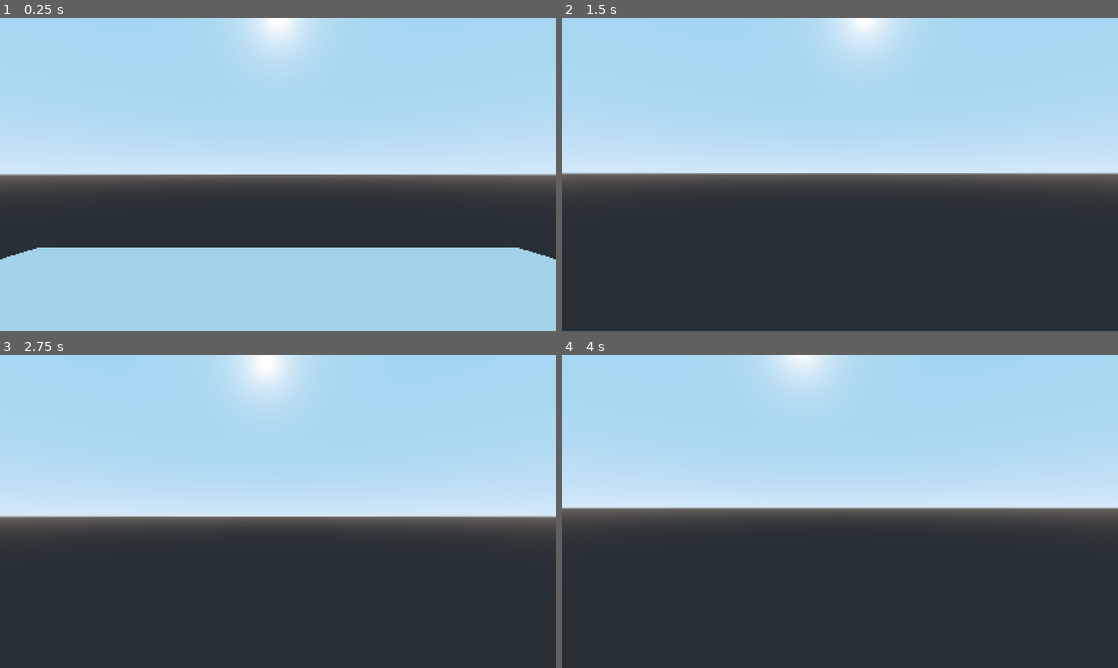
Above: before the commit, frames 1-4 (two rows, left to right).
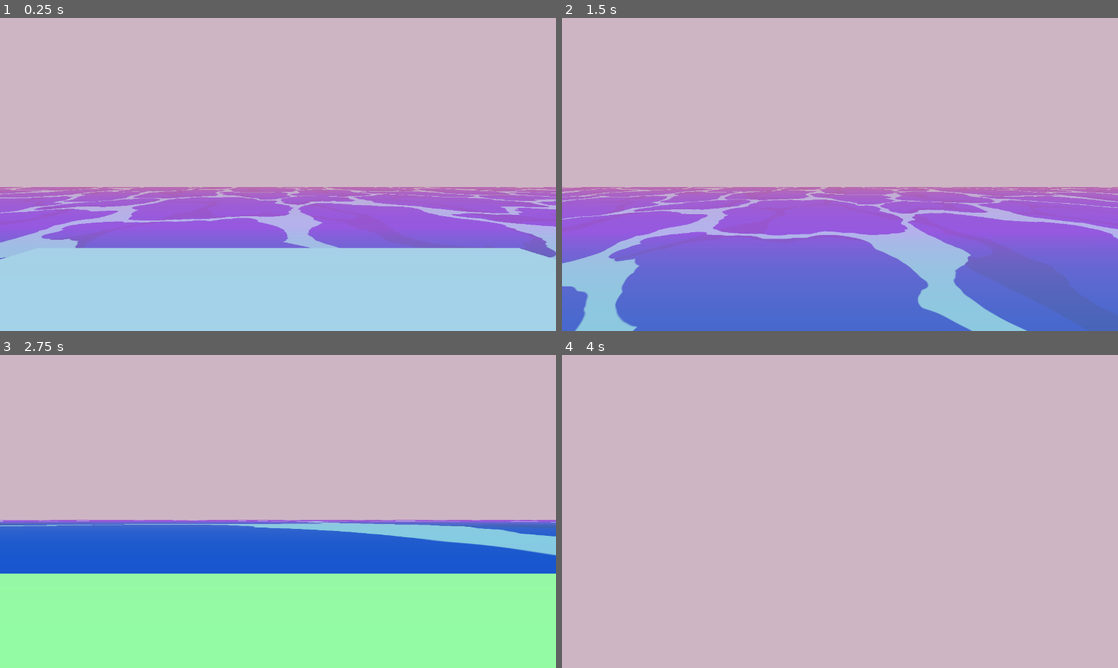
Above: after the commit, the same moments.

Repository: itsAfeat/FridayNightMonkey
Game: Godot game, scene res://Scenes/Debug Scene.tscn
Two runs of this game, one before a commit and one after it. Both use one fixed random seed, a clock stepped at 60 frames per second and the inputs below.
Inputs (mouse positions are in pixels of both pictures, inside the frame that each line leads up to):
- Up to frame 1 (0.25 s): no input
- Up to frame 2 (1.5 s): move the mouse to (867, 174) at 0.52 s; hold Shift 0.53-1.28 s; hold W from 0.53 s (still down); tap Space at 0.77 s; move the mouse to (812, 174) at 1.27 s; tap Shift at 1.35 s
- Up to frame 3 (2.75 s): keep holding W; tap Space at 1.52 s; move the mouse to (289, 505) at 2.02 s; hold Shift from 2.03 s (still down)
- Up to frame 4 (4 s): keep holding W; move the mouse to (834, 517) at 2.77 s; release Shift at 2.78 s; tap Shift at 2.85 s; tap Space at 3.02, 3.77 s; tap Enter at 3.5 s; move the mouse to (878, 514) at 3.52 s; hold Shift from 3.53 s (still down)

The runs differ from the first frame. In frame 1, 74% of the frame differs, in the area x 0-100%, y 0-78%; in frame 2, 100%, in the area x 0-100%, y 0-100%; in frame 3, 100%; in frame 4, 100%.

Commit message:
Created shaders and alike
Created the water and fog shader. Also added added an ocean to the debug scene

Diff:
--- a/Godot Project/Prefabs/Player.tscn
+++ b/Godot Project/Prefabs/Player.tscn
@@ -1,9 +1,14 @@
-[gd_scene load_steps=3 format=2]
+[gd_scene load_steps=5 format=2]
 
 [ext_resource path="res://Scripts/PlayerScripts/PlayerMove.gd" type="Script" id=1]
+[ext_resource path="res://Shaders/Fog/fogMaterial.tres" type="Material" id=2]
 
 [sub_resource type="CapsuleShape" id=1]
 height = 1.83
+
+[sub_resource type="QuadMesh" id=2]
+material = ExtResource( 2 )
+size = Vector2( 2, 2 )
 
 [node name="Player" type="KinematicBody"]
 script = ExtResource( 1 )
@@ -16,3 +21,8 @@
 
 [node name="Camera" type="Camera" parent="RotHelp"]
 transform = Transform( 1, 0, 0, 0, 1, 0, 0, 0, 1, 0, 1.03089, -0.707 )
+
+[node name="Fog" type="MeshInstance" parent="RotHelp/Camera"]
+transform = Transform( 1, 0, 0, 0, 1, 0, 0, 0, 1, 0, 0, -0.1 )
+mesh = SubResource( 2 )
+material/0 = null
--- a/Godot Project/Scenes/Debug Scene.tscn
+++ b/Godot Project/Scenes/Debug Scene.tscn
@@ -1,12 +1,34 @@
-[gd_scene load_steps=5 format=2]
+[gd_scene load_steps=10 format=2]
 
 [ext_resource path="res://Scripts/SceneScripts/StartScript.gd" type="Script" id=1]
 [ext_resource path="res://Prefabs/Player.tscn" type="PackedScene" id=2]
+[ext_resource path="res://Shaders/Water/water.shader" type="Shader" id=3]
+
+[sub_resource type="ProceduralSky" id=3]
+
+[sub_resource type="Environment" id=4]
+background_mode = 3
+background_sky = SubResource( 3 )
+background_color = Color( 0.556863, 0.854902, 0.921569, 1 )
 
 [sub_resource type="BoxShape" id=2]
 extents = Vector3( 1, 2.07202, 1 )
 
 [sub_resource type="CubeMesh" id=1]
+
+[sub_resource type="ShaderMaterial" id=6]
+shader = ExtResource( 3 )
+shader_param/_WATER_COLOUR1 = Color( 0.04, 0.38, 0.88, 1 )
+shader_param/_WATER_COLOUR2 = Color( 0.04, 0.35, 0.78, 1 )
+shader_param/_FOAM_COLOUR = Color( 0.8125, 0.9609, 0.9648, 1 )
+shader_param/_DISTORTION_SPEED = 2.0
+shader_param/_HEIGHT = 2.0
+shader_param/_TILE = Vector2( 100, 100 )
+shader_param/_WAVE_SIZE = Vector2( 100, 100 )
+shader_param/_WAVE_SPEED = 5.0
+
+[sub_resource type="PlaneMesh" id=5]
+material = SubResource( 6 )
 
 [node name="Debug Scene" type="Spatial"]
 script = ExtResource( 1 )
@@ -23,12 +45,18 @@
 [node name="Viewport" type="Viewport" parent="ViewportContainer"]
 size = Vector2( 1280, 720 )
 size_override_stretch = true
+handle_input_locally = false
 render_direct_to_screen = true
+render_target_update_mode = 3
+
+[node name="WorldEnvironment" type="WorldEnvironment" parent="ViewportContainer/Viewport"]
+environment = SubResource( 4 )
 
 [node name="Player" parent="ViewportContainer/Viewport" instance=ExtResource( 2 )]
-transform = Transform( 1, 0, 0, 0, 1, 0, 0, 0, 1, 0, 1.40441, 0 )
+transform = Transform( 1, 0, 0, 0, 1, 0, 0, 0, 1, 0, 5.01522, 0 )
 
 [node name="tmpFloor" type="StaticBody" parent="ViewportContainer/Viewport"]
+transform = Transform( 1, 0, 0, 0, 1, 0, 0, 0, 1, 0, 2.84034, 0 )
 
 [node name="CollisionShape" type="CollisionShape" parent="ViewportContainer/Viewport/tmpFloor"]
 transform = Transform( 10, 0, 0, 0, 0.1, 0, 0, 0, 10, 0, 0, 0 )
@@ -38,3 +66,8 @@
 transform = Transform( 10, 0, 0, 0, 0.1, 0, 0, 0, 10, 0, 0, 0 )
 mesh = SubResource( 1 )
 material/0 = null
+
+[node name="Water" type="MeshInstance" parent="ViewportContainer/Viewport"]
+transform = Transform( 599, 0, 0, 0, 1, 0, 0, 0, 599, 0, 0, 0 )
+mesh = SubResource( 5 )
+material/0 = null
--- /dev/null
+++ b/Godot Project/Scenes/IslandScene.tscn
@@ -0,0 +1,3 @@
+[gd_scene format=2]
+
+[node name="IslandScene" type="Spatial"]
--- a/Godot Project/Scripts/PlayerScripts/PlayerMove.gd
+++ b/Godot Project/Scripts/PlayerScripts/PlayerMove.gd
@@ -14,14 +14,14 @@
 var rot_help
 var viewport
 
-var mouse_sen = 0.3
+var mouse_sen = 0.15
 
 
 func _ready():
 	cam      = $RotHelp/Camera
 	rot_help = $RotHelp
-	viewport = get_viewport().get_parent()
-	viewport.stretch_shrink = 3
+	#viewport = get_viewport().get_parent()
+	#viewport.stretch_shrink = 3
 
 	Input.set_mouse_mode(Input.MOUSE_MODE_CAPTURED)
 
--- /dev/null
+++ b/Godot Project/Shaders/Fog/fog.shader
@@ -0,0 +1,28 @@
+shader_type spatial;
+render_mode unshaded;
+
+uniform sampler2D _GRADIENT: hint_albedo;
+uniform float _FOG_INTESITY:  hint_range(0.0, 1.0);
+uniform float _FOG_AMOUNT: hint_range(0.0, 1.0);
+
+void vertex() {
+	POSITION = vec4(VERTEX,	1.0);
+}
+
+void fragment() {
+	vec4 original = texture(SCREEN_TEXTURE, SCREEN_UV);
+
+	float depth = texture(DEPTH_TEXTURE, SCREEN_UV).x;
+	vec3 ndc= vec3(SCREEN_UV, depth) * 2.0 - 1.0;
+	vec4 view = INV_PROJECTION_MATRIX* vec4(ndc, 1.0);
+	view.xyz /= view.w;
+	depth = -view.z;
+
+	float fog = depth * _FOG_AMOUNT;
+
+	vec4 fog_color = texture(_GRADIENT, vec2(fog, 0.0));
+	if (depth > 1.0)
+		ALBEDO =  mix(original.rgb, fog_color.rgb, fog_color.a * _FOG_INTESITY);
+	else
+		ALBEDO = fog_color.rgb;
+}
--- /dev/null
+++ b/Godot Project/Shaders/Fog/fogMaterial.tres
@@ -0,0 +1,16 @@
+[gd_resource type="ShaderMaterial" load_steps=4 format=2]
+
+[ext_resource path="res://Shaders/Fog/fog.shader" type="Shader" id=1]
+
+[sub_resource type="Gradient" id=1]
+offsets = PoolRealArray( 0, 0.258, 1 )
+colors = PoolColorArray( 0.572549, 1, 0.639216, 0, 0.968627, 0.411765, 1, 0.647059, 0.997607, 0.50957, 0.554444, 0.973076 )
+
+[sub_resource type="GradientTexture" id=2]
+gradient = SubResource( 1 )
+
+[resource]
+shader = ExtResource( 1 )
+shader_param/_FOG_INTESITY = 0.5
+shader_param/_FOG_AMOUNT = 0.011
+shader_param/_GRADIENT = SubResource( 2 )
--- /dev/null
+++ b/Godot Project/Shaders/Water/water.shader
@@ -0,0 +1,191 @@
+shader_type spatial;
+
+uniform vec4 _WATER_COLOUR1 : hint_color = vec4(0.04, 0.38, 0.88, 1.0);
+uniform vec4 _WATER_COLOUR2 : hint_color = vec4(0.04, 0.35, 0.78, 1.0);
+uniform vec4 _FOAM_COLOUR : hint_color = vec4(0.8125, 0.9609, 0.9648, 1.0);
+
+uniform float _DISTORTION_SPEED = 2.0;
+uniform float _HEIGHT = 2.0;
+
+uniform vec2 _TILE = vec2(5.0, 5.0);
+uniform vec2 _WAVE_SIZE = vec2(2.0, 2.0);
+uniform float _WAVE_SPEED = 1.5;
+
+const float PI = 3.14159265359;
+
+
+float random(vec2 uv) {
+	return fract(sin(dot(uv.xy, vec2(12.9898,78.233))) * 43758.5453123);
+}
+
+float noise(vec2 uv) {
+	vec2 uv_index = floor(uv);
+	vec2 uv_fract = fract(uv);
+
+	// The four corners of the 2D tile
+	float a = random(uv_index);
+	float b = random(uv_index + vec2(1.0, 0.0));
+	float c = random(uv_index + vec2(0.0, 1.0));
+	float d = random(uv_index + vec2(1.0, 1.0));
+
+	vec2 blur = smoothstep(0.0, 1.0, uv_fract);
+
+	return mix(a, b, blur.x) +
+	(c - a) * blur.y * (1.0 - blur.x) +
+	(d - b) * blur.x * blur.y;
+}
+
+float fbm(vec2 uv) {
+	int octaves = 6;
+	float amplitude = 0.5;
+	float frequency = 3.0;
+	float value = 0.0;
+
+	for (int i = 0; i < octaves; i++) {
+		value += amplitude * noise(frequency * uv);
+		amplitude *= 0.5;
+		frequency *= 2.0;
+	}
+	return value;
+}
+
+float circ(vec2 pos, vec2 c, float s) {
+	c = abs(pos - c);
+	c = min(c, 1.0 - c);
+
+	return smoothstep(0.0, 0.002, sqrt(s) - sqrt(dot(c, c))) * -1.0;
+}
+
+float waterlayer(vec2 uv) {
+	uv = mod(uv, 1.0); // Clamp to [0..1]
+
+    float ret = 1.0;
+    ret += circ(uv, vec2(0.37378, 0.277169), 0.0268181);
+    ret += circ(uv, vec2(0.0317477, 0.540372), 0.0193742);
+    ret += circ(uv, vec2(0.430044, 0.882218), 0.0232337);
+    ret += circ(uv, vec2(0.641033, 0.695106), 0.0117864);
+    ret += circ(uv, vec2(0.0146398, 0.0791346), 0.0299458);
+    ret += circ(uv, vec2(0.43871, 0.394445), 0.0289087);
+    ret += circ(uv, vec2(0.909446, 0.878141), 0.028466);
+    ret += circ(uv, vec2(0.310149, 0.686637), 0.0128496);
+    ret += circ(uv, vec2(0.928617, 0.195986), 0.0152041);
+    ret += circ(uv, vec2(0.0438506, 0.868153), 0.0268601);
+    ret += circ(uv, vec2(0.308619, 0.194937), 0.00806102);
+    ret += circ(uv, vec2(0.349922, 0.449714), 0.00928667);
+    ret += circ(uv, vec2(0.0449556, 0.953415), 0.023126);
+    ret += circ(uv, vec2(0.117761, 0.503309), 0.0151272);
+    ret += circ(uv, vec2(0.563517, 0.244991), 0.0292322);
+    ret += circ(uv, vec2(0.566936, 0.954457), 0.00981141);
+    ret += circ(uv, vec2(0.0489944, 0.200931), 0.0178746);
+    ret += circ(uv, vec2(0.569297, 0.624893), 0.0132408);
+    ret += circ(uv, vec2(0.298347, 0.710972), 0.0114426);
+    ret += circ(uv, vec2(0.878141, 0.771279), 0.00322719);
+    ret += circ(uv, vec2(0.150995, 0.376221), 0.00216157);
+    ret += circ(uv, vec2(0.119673, 0.541984), 0.0124621);
+    ret += circ(uv, vec2(0.629598, 0.295629), 0.0198736);
+    ret += circ(uv, vec2(0.334357, 0.266278), 0.0187145);
+    ret += circ(uv, vec2(0.918044, 0.968163), 0.0182928);
+    ret += circ(uv, vec2(0.965445, 0.505026), 0.006348);
+    ret += circ(uv, vec2(0.514847, 0.865444), 0.00623523);
+    ret += circ(uv, vec2(0.710575, 0.0415131), 0.00322689);
+    ret += circ(uv, vec2(0.71403, 0.576945), 0.0215641);
+    ret += circ(uv, vec2(0.748873, 0.413325), 0.0110795);
+    ret += circ(uv, vec2(0.0623365, 0.896713), 0.0236203);
+    ret += circ(uv, vec2(0.980482, 0.473849), 0.00573439);
+    ret += circ(uv, vec2(0.647463, 0.654349), 0.0188713);
+    ret += circ(uv, vec2(0.651406, 0.981297), 0.00710875);
+    ret += circ(uv, vec2(0.428928, 0.382426), 0.0298806);
+    ret += circ(uv, vec2(0.811545, 0.62568), 0.00265539);
+    ret += circ(uv, vec2(0.400787, 0.74162), 0.00486609);
+    ret += circ(uv, vec2(0.331283, 0.418536), 0.00598028);
+    ret += circ(uv, vec2(0.894762, 0.0657997), 0.00760375);
+    ret += circ(uv, vec2(0.525104, 0.572233), 0.0141796);
+    ret += circ(uv, vec2(0.431526, 0.911372), 0.0213234);
+    ret += circ(uv, vec2(0.658212, 0.910553), 0.000741023);
+    ret += circ(uv, vec2(0.514523, 0.243263), 0.0270685);
+    ret += circ(uv, vec2(0.0249494, 0.252872), 0.00876653);
+    ret += circ(uv, vec2(0.502214, 0.47269), 0.0234534);
+    ret += circ(uv, vec2(0.693271, 0.431469), 0.0246533);
+    ret += circ(uv, vec2(0.415, 0.884418), 0.0271696);
+    ret += circ(uv, vec2(0.149073, 0.41204), 0.00497198);
+    ret += circ(uv, vec2(0.533816, 0.897634), 0.00650833);
+    ret += circ(uv, vec2(0.0409132, 0.83406), 0.0191398);
+    ret += circ(uv, vec2(0.638585, 0.646019), 0.0206129);
+    ret += circ(uv, vec2(0.660342, 0.966541), 0.0053511);
+    ret += circ(uv, vec2(0.513783, 0.142233), 0.00471653);
+    ret += circ(uv, vec2(0.124305, 0.644263), 0.00116724);
+    ret += circ(uv, vec2(0.99871, 0.583864), 0.0107329);
+    ret += circ(uv, vec2(0.894879, 0.233289), 0.00667092);
+    ret += circ(uv, vec2(0.246286, 0.682766), 0.00411623);
+    ret += circ(uv, vec2(0.0761895, 0.16327), 0.0145935);
+    ret += circ(uv, vec2(0.949386, 0.802936), 0.0100873);
+    ret += circ(uv, vec2(0.480122, 0.196554), 0.0110185);
+    ret += circ(uv, vec2(0.896854, 0.803707), 0.013969);
+    ret += circ(uv, vec2(0.292865, 0.762973), 0.00566413);
+    ret += circ(uv, vec2(0.0995585, 0.117457), 0.00869407);
+    ret += circ(uv, vec2(0.377713, 0.00335442), 0.0063147);
+    ret += circ(uv, vec2(0.506365, 0.531118), 0.0144016);
+    ret += circ(uv, vec2(0.408806, 0.894771), 0.0243923);
+    ret += circ(uv, vec2(0.143579, 0.85138), 0.00418529);
+    ret += circ(uv, vec2(0.0902811, 0.181775), 0.0108896);
+    ret += circ(uv, vec2(0.780695, 0.394644), 0.00475475);
+    ret += circ(uv, vec2(0.298036, 0.625531), 0.00325285);
+    ret += circ(uv, vec2(0.218423, 0.714537), 0.00157212);
+    ret += circ(uv, vec2(0.658836, 0.159556), 0.00225897);
+    ret += circ(uv, vec2(0.987324, 0.146545), 0.0288391);
+    ret += circ(uv, vec2(0.222646, 0.251694), 0.00092276);
+    ret += circ(uv, vec2(0.159826, 0.528063), 0.00605293);
+
+	return max(ret, 0.0);
+}
+
+// Procedural texture generation for the water
+vec3 water(vec2 uv, vec3 cdir, float iTime)
+{
+    uv *= vec2(0.25);
+	uv += fbm(uv) * 0.2;
+
+    // Parallax height distortion with two directional waves at
+    // slightly different angles.
+    vec2 a = 0.025 * cdir.xz / cdir.y; // Parallax offset
+    float h = sin(uv.x + iTime); // Height at UV
+    uv += a * h;
+    h = sin(0.841471 * uv.x - 0.540302 * uv.y + iTime);
+    uv += a * h;
+
+    // Texture distortion
+    float d1 = mod(uv.x + uv.y, 2.0*PI);
+    float d2 = mod((uv.x + uv.y + 0.25) * 1.3, 6.0*PI);
+    d1 = iTime * 0.07 + d1;
+    d2 = iTime * 0.5 + d2;
+    vec2 dist = vec2(
+    	sin(d1) * 0.15 + sin(d2) * 0.05,
+    	cos(d1) * 0.15 + cos(d2) * 0.05
+    );
+
+    vec3 ret = mix(_WATER_COLOUR1.rgb, _WATER_COLOUR2.rgb, waterlayer(uv + dist.xy));
+    ret = mix(ret, _FOAM_COLOUR.rgb, waterlayer(vec2(1.0) - uv - dist.yx));
+    return ret;
+}
+
+
+void vertex(){
+	float time = TIME * _WAVE_SPEED;
+	vec2 uv = UV * _WAVE_SIZE;
+	float d1 = mod(uv.x + uv.y, 2.0*PI);
+    float d2 = mod((uv.x + uv.y + 0.25) * 1.3, 6.0*PI);
+    d1 = time * 0.07 + d1;
+    d2 = time * 0.5 + d2;
+    vec2 dist = vec2(
+    	sin(d1) * 0.15 + sin(d2) * 0.05,
+    	cos(d1) * 0.15 + cos(d2) * 0.05
+    );
+	VERTEX.y += dist.y * _HEIGHT;
+}
+
+void fragment()
+{
+	vec2 uv = UV;
+
+    ALBEDO = vec3(water(uv * _TILE, vec3(0,1,0), TIME * _DISTORTION_SPEED));
+}
